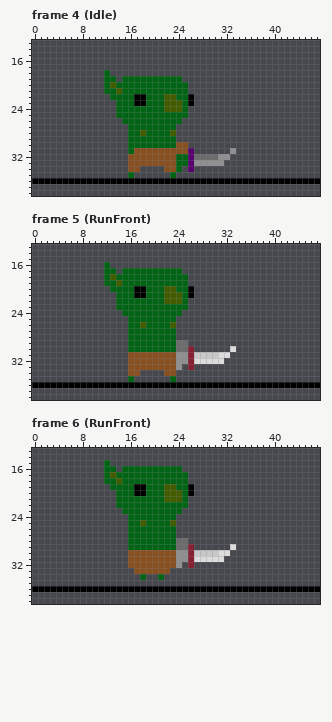
File history of a pixel-art file, Resources/Sprites/Characters/Goblin/GoblinAse.aseprite. The picture above was drawn from the file before the commit.
48x48 pixels, 30 frames. Shown: frame 4 (Idle): x 0..47, y 13..38; frame 5 (RunFront): x 0..47, y 13..38; frame 6 (RunFront): x 0..47, y 13..38. The commit also changed other frames, which this record leaves out.
After the commit:
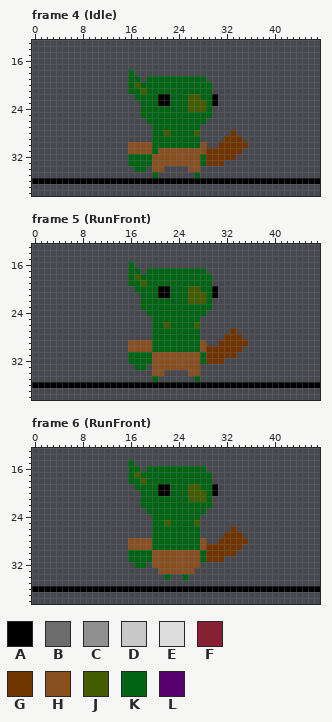
Palette (. is transparent): A #000000  B #6c6c6c  C #909090  D #c8c8c8  E #dcdcdc  F #882034  G #703400  H #885020  J #445c00  K #006414  L #580070
Diff:
layer "RightHand" now shown
Changed rows in their new state; - is an unchanged pixel.
Frame 4 (Idle):
first column x 12:
18 .---K-------------------
19 ..-.--.------KKKK-------
20 ....-J--------KKKK------
21 ....--J-------KKKK------
22 -....KK--AAK--JJKKA-----
23 --....K--AAKK-JJJKA-----
24 --....----KKK-JJJK------
25 --....--------KKKK------
26 ---....------KKKK-------
27 ----....----KKKK--------
28 ----....--JKKKKJ-----G--
29 ----....----KKKK----GGG-
30 ----HHHH----KKKKH--GGGGG
31 ----H---K-----HHHGGGGGG-
32 ----KKKK----HHHHKGGGGG--
33 ----KKKK----HHHHKGGG----
34 ----.KK-HH...-HH--------
35 ----.---K--.---K--------
Frame 5 (RunFront):
first column x 12:
16 .---K-------------------
17 ..-.--.------KKKK-------
18 ....-J--------KKKK------
19 ....--J-------KKKK------
20 -....KK--AAK--JJKKA-----
21 --....K--AAKK-JJJKA-----
22 --....----KKK-JJJK------
23 --....--------KKKK------
24 ---....------KKKK-------
25 ----....----KKKK--------
26 ----....--JKKKKJ--------
27 ----....----KKKK-----G--
28 ----....----KKKK----GGG-
29 ----HHHH----KKKKH--GGGGG
30 ----HHHH----KKKKHGGGGGG-
31 ----KKKK----HHHHKGGGGG--
32 ----KKKK----HHHHKGGG----
33 ----.KK.----HHHH--------
34 ----..--HH..--HH--------
35 ----.---K--.---K--------
Frame 6 (RunFront):
first column x 12:
15 .---K-------------------
16 ..-.--.------KKKK-------
17 ....-J--------KKKK------
18 ....--J-------KKKK------
19 -....KK--AAK--JJKKA-----
20 --....K--AAKK-JJJKA-----
21 --....----KKK-JJJK------
22 --....--------KKKK------
23 ---....------KKKK-------
24 ----....----KKKK--------
25 ----....--JKKKKJ--------
26 ----....----KKKK-----G--
27 ----....----KKKK----GGG-
28 ----HHHH----KKKKH--GGGGG
29 ----HHHH----KKKKHGGGGGG-
30 ----KKKK----HHHHKGGGGG--
31 ----KKKK----HHHHKGGG----
32 ----.KK.----HHHH--------
33 -----....--HHHH---------
34 ------.--.K--K----------
